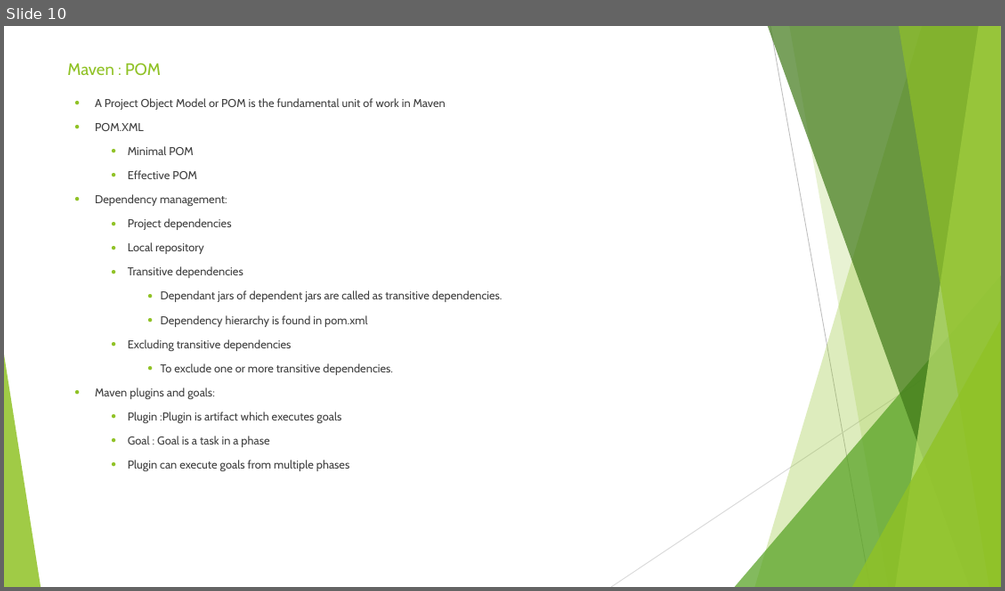
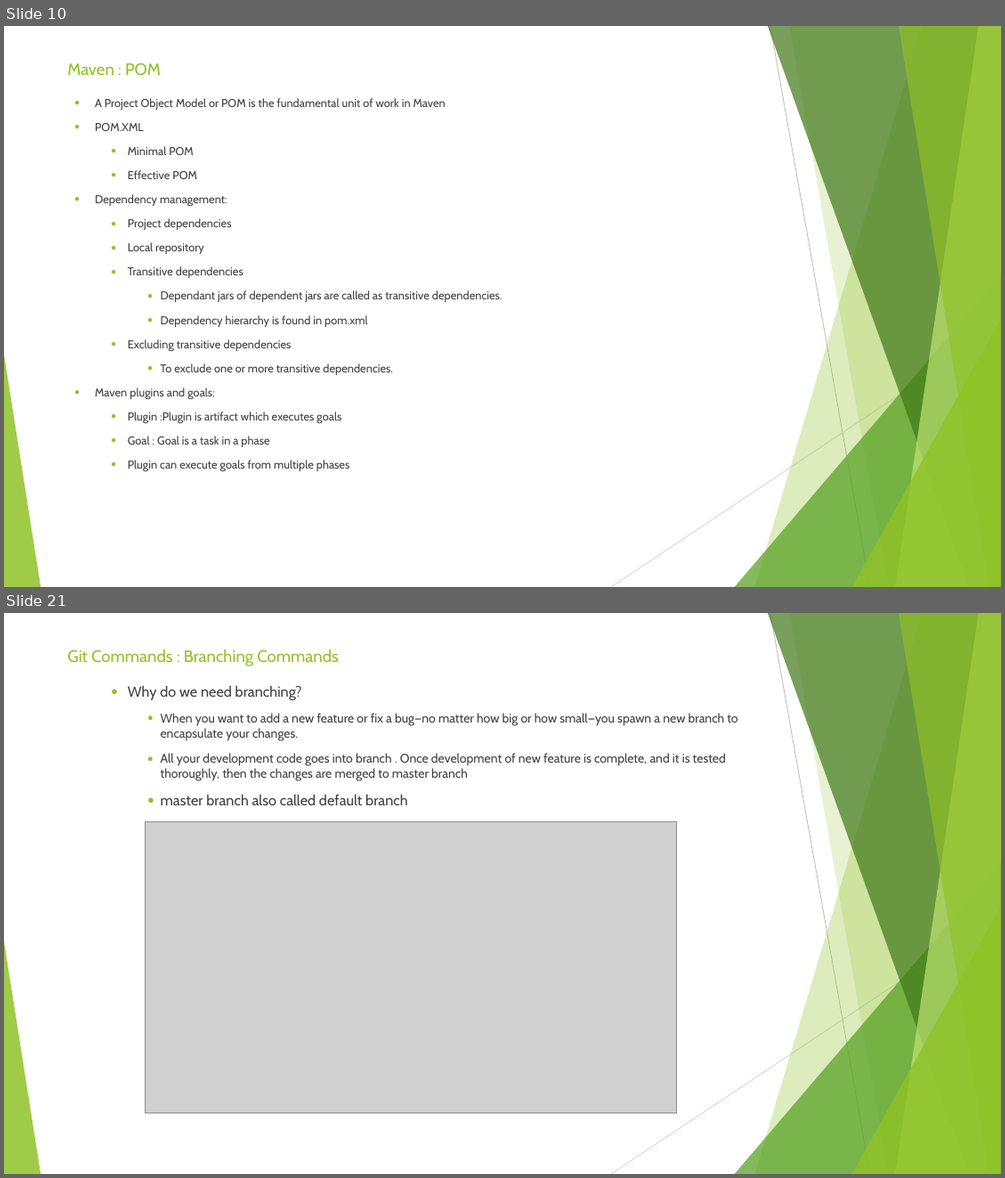
Before and after one commit to sidissir/mk-automation-framework-training, a slide deck: MavenPPT.pptx. Shown one above the other, each under a label of ours: slide 10 before the commit, slides 10 and 21 after it; the slides between them are not shown. The pictures are 1005x591 and 1005x1178 pixels, drawn with LibreOffice and Linux fonts; fonts in the diff are those of the drawing; grey boxes stand for pictures. Boxes give left, top, right and bottom in pixels: in the first picture for what was removed or moved away, otherwise in the second. Text is boxed around its words. In the diff, an @@ line names an element or a change of style, - is before the commit and + after.

```diff
--- a/MavenPPT.pptx
+++ b/MavenPPT.pptx
@@ slide 21 added at (x1=4, y1=613, x2=1001, y2=1174), background #FFFFFF; not listed: 10 template elements that a slide beside it also shows @@
@@ title added at (x1=67, y1=649, x2=338, y2=666), 16 pt, text #90C226 @@
+Git Commands : Branching Commands
@@ text added at (x1=128, y1=685, x2=737, y2=805), 12 pt, text #3F3F3F @@
+  ● Why do we need branching?
+    ● When you want to add a new feature or fix a bug—no matter how big or how small—you spawn a new branch to encapsulate your changes.
+    ● All your development code goes into branch . Once development of new feature is complete, and it is tested thoroughly, then the changes are merged to master branch
+    ● master branch also called default branch
@@ picture added at (x1=145, y1=821, x2=676, y2=1113) @@
```
Also in this commit, not shown: 11 other slides added, 1 other file.
